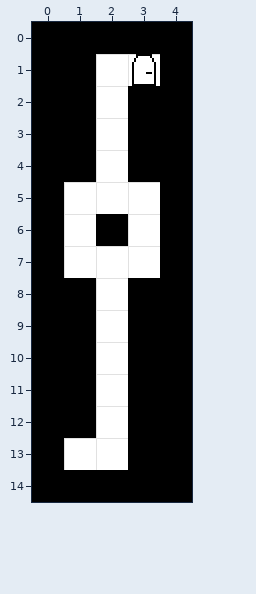
Tiled map -- maps/map5.tmx. The picture above was drawn from the file before the commit.
Cells are 16x16 px. Shown: x 0..4, y 0..14.
After the commit:
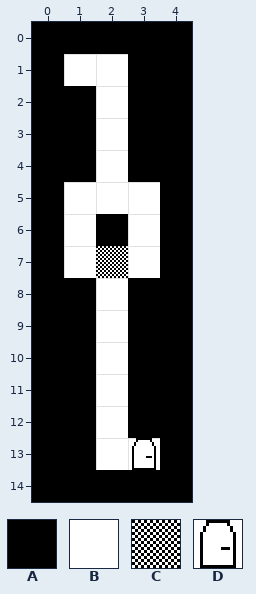
Key: from "Tileset": A 0 "Wall", B 1 "Floor", C 2 "BlastableWall", D 3 "Door".
_ is an empty cell, . an unchanged one.
From old to new:
--- layer "Ground"
@@ x 1..3 @@
- 1 A.D
+ 1 B.A
@@ x 2..2 @@
- 7 B
+ 7 C
@@ x 1..3 @@
-13 B.A
+13 A.D
Changed places in both pictures, as pixel boxes (x1, y1, x2, y2):
changed: (64, 54, 96, 86)
changed: (128, 54, 160, 86)
changed: (96, 246, 128, 278)
changed: (64, 438, 96, 470)
changed: (128, 438, 160, 470)
